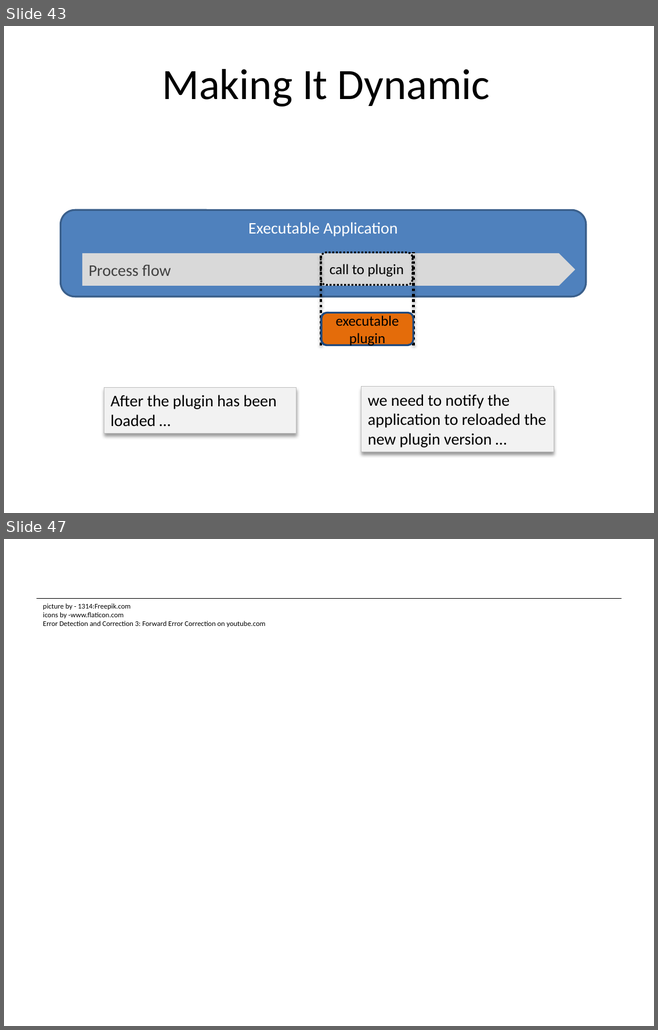
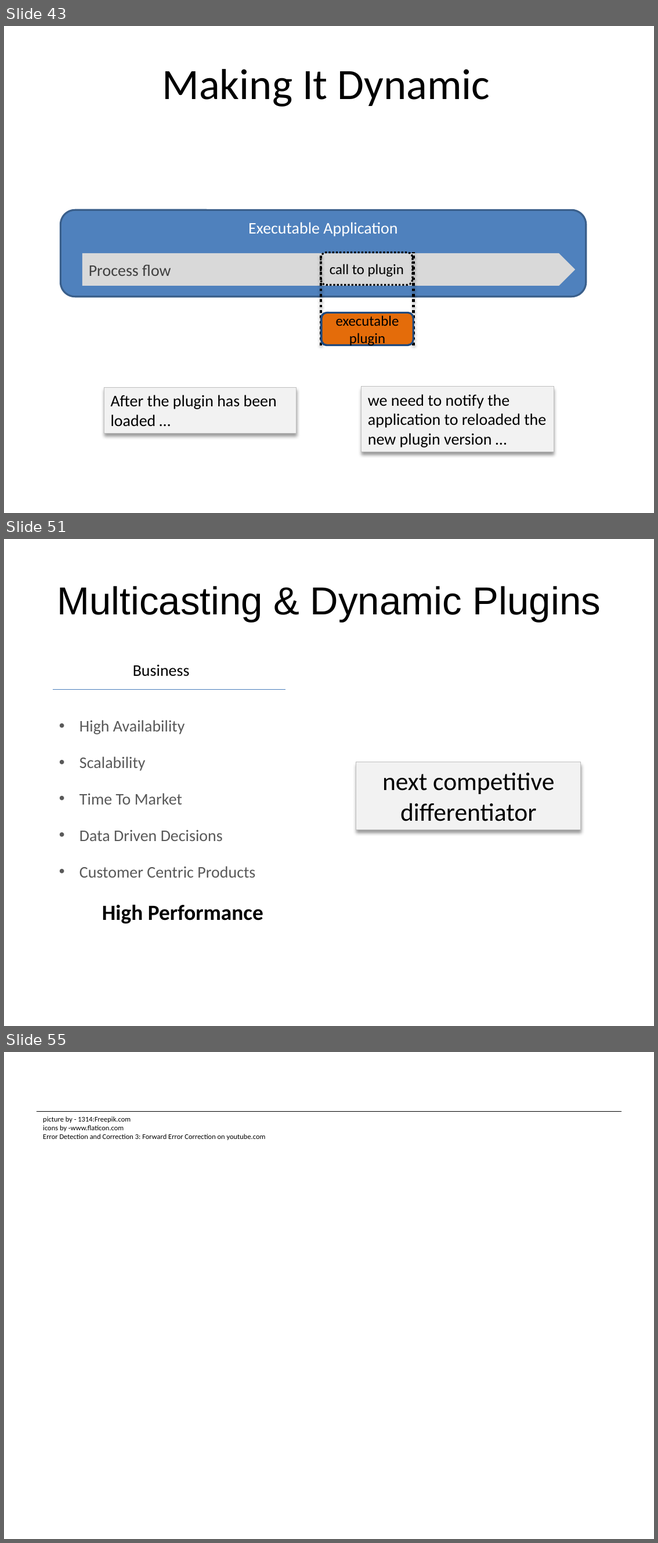
Before and after one commit to dsietz/datadot, a slide deck: Building Clustered Applications in a Distributed Architecture.pptx. Shown one above the other, each under a label of ours: slides 43 and 47 before the commit, slides 43, 51 and 55 after it; the slides between them are not shown. The pictures are 658x1030 and 658x1543 pixels, drawn with LibreOffice and Linux fonts; fonts in the diff are those of the drawing. Boxes give left, top, right and bottom in pixels: in the first picture for what was removed or moved away, otherwise in the second. Text is boxed around its words. In the diff, an @@ line names an element or a change of style, - is before the commit and + after.

```diff
--- a/Building Clustered Applications in a Distributed Architecture.pptx
+++ b/Building Clustered Applications in a Distributed Architecture.pptx
@@ slide 51 added at box(4, 539, 654, 1026), background #FFFFFF @@
@@ title added at box(57, 586, 600, 622), 43.2 pt, text #000000 @@
+Multicasting & Dynamic Plugins
@@ text added at box(133, 664, 190, 676), 18 pt, text #000000 @@
+Business
@@ line added from (53, 689) to (285, 689), #4B7EBC 0.75 pt @@
@@ rectangle added at box(356, 762, 581, 830), fill #F2F2F2, outline #BFBFBF 0.75 pt, 28 pt, text #000000 @@
+next competitive differentiator
@@ group added at box(79, 720, 255, 878): 5 texts @@
+• High Availability
+• Scalability
+• Time To Market
+• Data Driven Decisions
+• Customer Centric Products
@@ text added at box(102, 904, 263, 924), 24 pt, text #000000, bold @@
+High Performance
@@ what was slide 47 is now slide 55 @@
```
Also in this commit, not shown: 8 slides changed, 9 other slides added, 2 slides removed.
